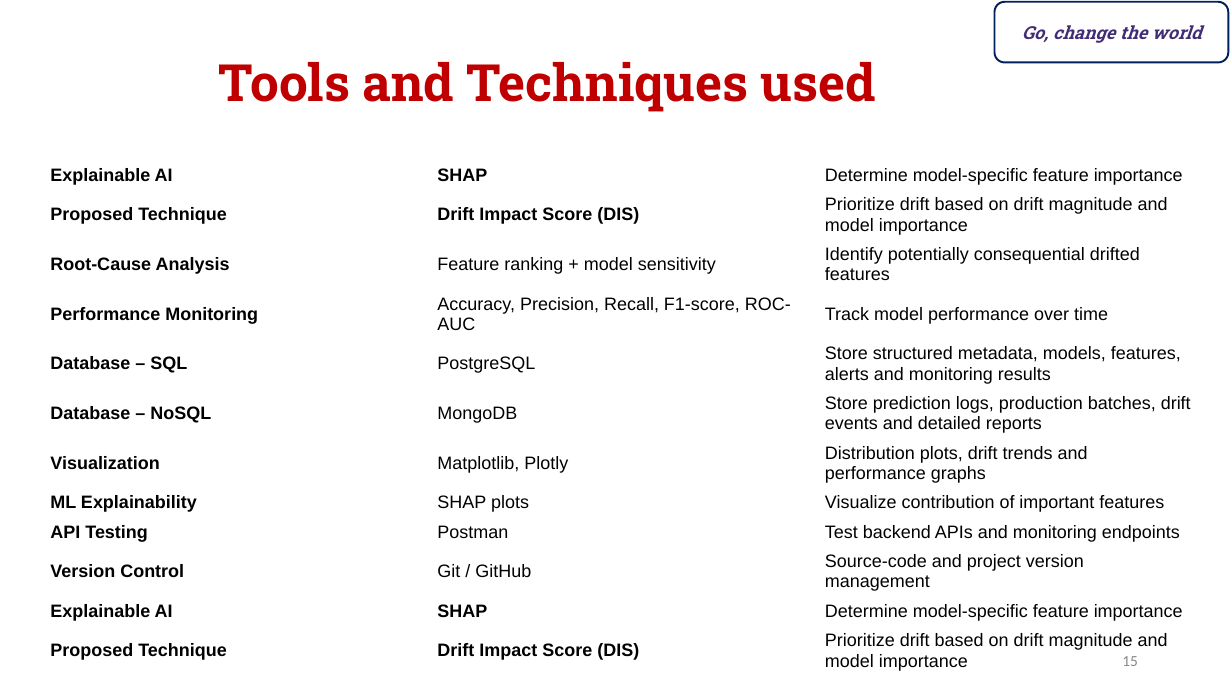
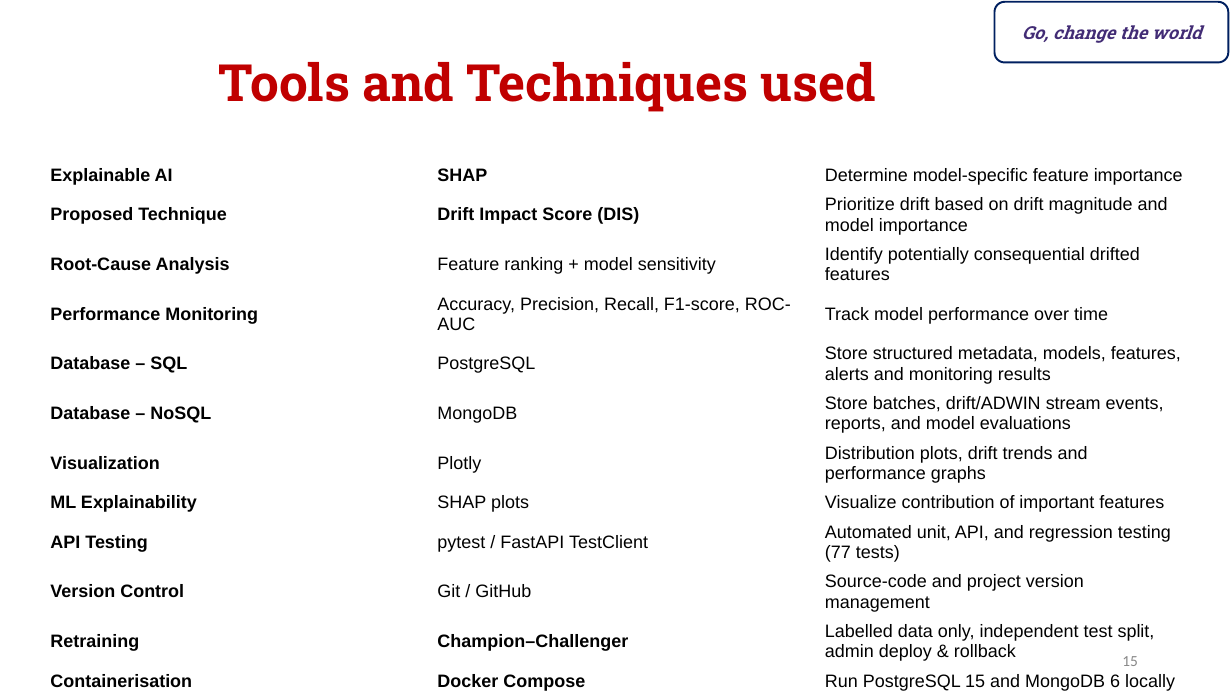
Before and after one commit to kumaranimesh1901/driftguard, a slide deck: slide 15 of docs/course/DBMS.pptx. Drawn at 1232x693 pixels with LibreOffice and Linux fonts; fonts in the diff are those of the drawing. Boxes give left, top, right and bottom in pixels: in the first picture for what was removed or moved away, otherwise in the second. Text is boxed around its words. In the diff, an @@ line names an element or a change of style, - is before the commit and + after.

Commit message:
Implement DriftGuard audit fixes, ADWIN streams, champion-challenger retraining, experiment, and updated docs/slides

```diff
--- a/docs/course/DBMS.pptx
+++ b/docs/course/DBMS.pptx
@@ table at (41, 161, 1202, 693) @@
-row 6, column 3: Store prediction logs, production batches, drift events and detailed reports
+row 6, column 3: Store batches, drift/ADWIN stream events, reports, and model evaluations
-row 7, column 2: Matplotlib, Plotly
+row 7, column 2: Plotly
-row 9, column 2: Postman
+row 9, column 2: pytest / FastAPI TestClient
-row 9, column 3: Test backend APIs and monitoring endpoints
+row 9, column 3: Automated unit, API, and regression testing (77 tests)
-row 11: Explainable AI | SHAP | Determine model-specific feature importance
+row 11: Retraining | Champion–Challenger | Labelled data only, independent test split, admin deploy & rollback
-row 12: Proposed Technique | Drift Impact Score (DIS) | Prioritize drift based on drift magnitude and model importance
+row 12: Containerisation | Docker Compose | Run PostgreSQL 15 and MongoDB 6 locally
```
Also in this commit, not shown: 3 other slides changed, 26 other files.
